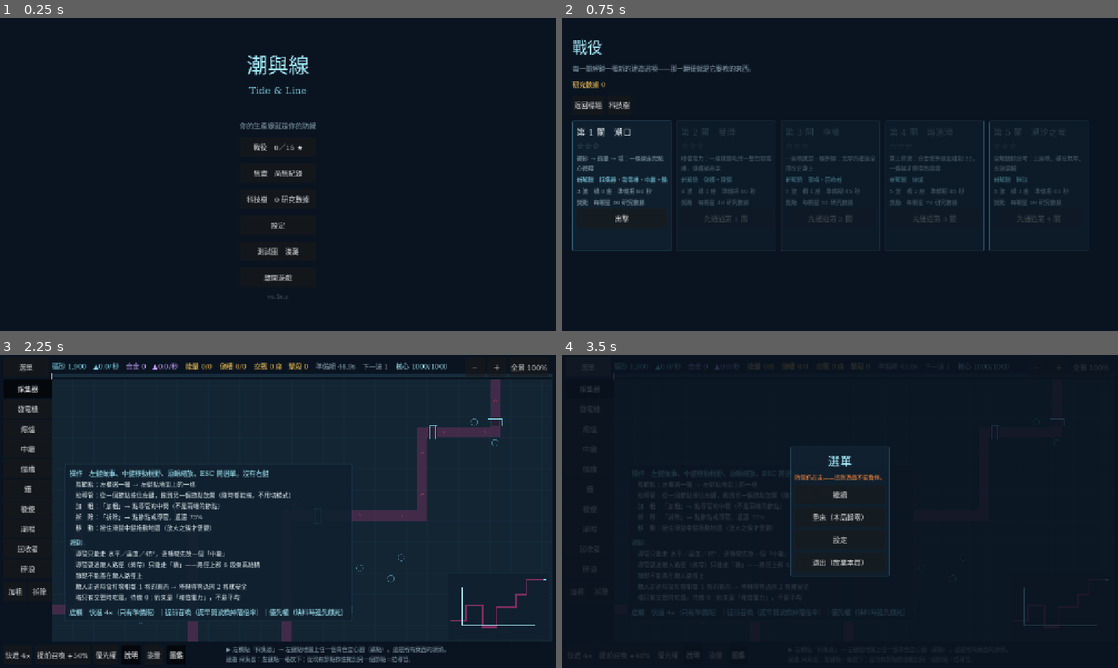
Above: before the commit, frames 1-4 (two rows, left to right).
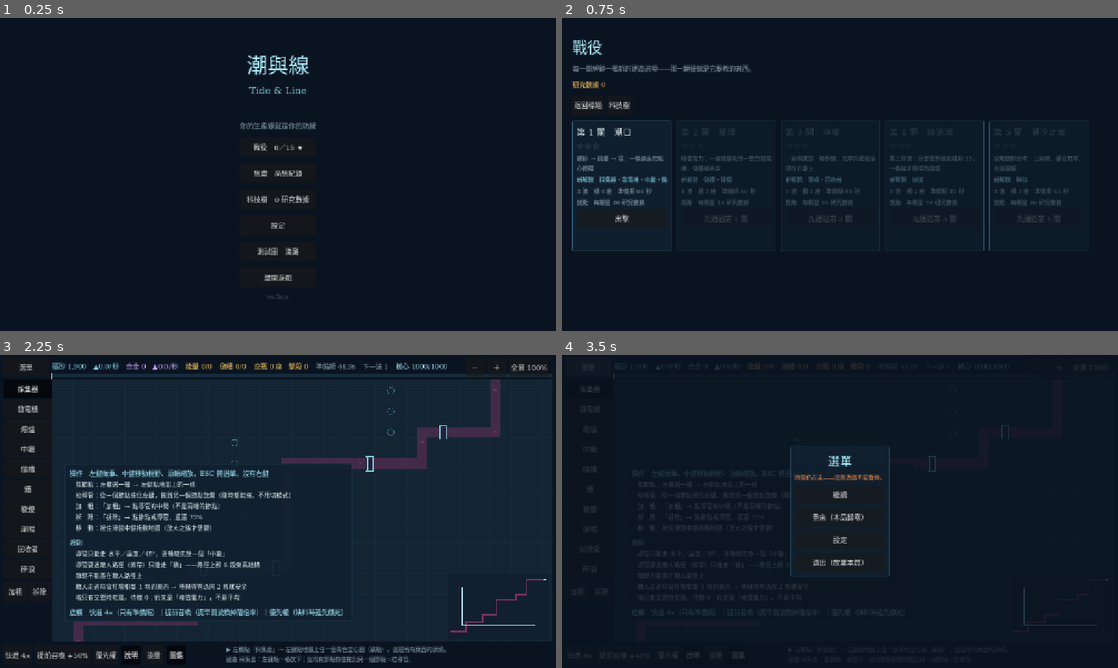
Above: after the commit, the same moments.

Repository: XiaoLin-001/TheGame
Game: Godot game, scene res://scenes/Main.tscn
Two runs of this game, one before a commit and one after it. Both use one fixed random seed, a clock stepped at 60 frames per second and the inputs below.
Inputs:
- Up to frame 1 (0.25 s): no input
- Up to frame 2 (0.75 s): click "戰役 0／15 ★" at 0.5 s
- Up to frame 3 (2.25 s): click "返回標題" at 1.25 s; click "無盡 尚無紀錄" at 2 s
- Up to frame 4 (3.5 s): click "選單" at 2.75 s

The runs differ from the first frame. In frame 3, 2.4% of the frame differs, in the area x 9-93%, y 10-92%; in frame 4, less than 0.1%.

Commit message:
B2.1c 掃掠與礦脈（VERSION 0.19.0）
實玩回饋兩條，300 種子實測後兩條都成立且比看起來嚴重：
「東西都集中在路線上半區，下半區很空」「採集器的分布顯然是隨機分布」

                     B2.1b            B2.1c
路徑縱向跨幅         19.3（最差 8）   33.1（最差 28）
死列（離路徑>6列）   26%              0%
礦點離路徑 >8 格     50%              0%
孤點（>4 格）        72%              12%
路徑長度（=波秒數）  95.9（73–119）   95.1（90–98）

① 單調掃掠：跨越全高的代價只付一次。舊版每段獨立抽列，走的是窄帶內折返
  ——花 34 格直走只換到 19.3 列跨幅，折返是白花的。改單調後直走總長恆等於
  y[末]−y[首]，跨幅拿滿而路徑長度不變。列改由分層抽樣產生（等寬帶一帶一列，
  頭尾兩帶只取外側半邊）。
  ★ 不能用「拉長路徑」填地圖：Tide.advance() 是 progress += speed*TICK，
    路徑格數就是一波的秒數，拉長等於拿一個缺陷換另一個。

② 礦點成脈：2–4 顆沿單一軸、間距 2、離路徑 2–7 格（下限 walk-by 打不到，
  上限「值不值得拉導管穿過空地」），錨點至少隔 5 格。手作圖的「規劃」就是
  「北岸三顆，共用一座橋」＝共線、共用一條幹線、合起來是一個決定。

生成不變量 5 → 9 條：新增跨幅、死列、礦點離路徑、孤點，全部掃 300 種子。
四條都證明會紅：拆掉分層抽樣 → 跨幅/死列/自交 3 條同時倒；VEIN_LEN 設 1
→ 孤點回到 71%（＝實測基準 72%）。

沒有動任何難度參數——路徑長度、礦點總數、起始礦砂、跨越點數、波次公式全部
不變，動的只有同樣的東西擺在哪裡。

回歸：12 支 1072 項全過；六條 clicktest 全 PASS；campaign_test 416 項逐項
未變；TL_SIM=5600 逐欄與 B1.8/B1.9/B2.1a/B1.6.3/B2.1b 相同。

Co-Authored-By: Claude Opus 5 <noreply@anthropic.com>

Diff:
--- a/godot/scripts/core/GameState.gd
+++ b/godot/scripts/core/GameState.gd
@@ -10,7 +10,7 @@
 ## `0.<全域批次序號>.<修補>`。**批次編號就編在版本號裡**，所以這裡不再另存一個
 ## `BATCH` 字串——B0.6 與 B0.6.1 連續兩批都忘了同步它，標題畫面掛著 `B0.5` 三天。
 ## 兩個必須手動保持一致的常數，遲早會不一致；批次名稱在 `CHANGELOG.md` 與 git log。
-const VERSION := "0.18.0"
+const VERSION := "0.19.0"
 
 const GAME_NAME := "潮與線"
 const GAME_NAME_EN := "Tide & Line"
--- a/godot/scripts/sim/MapGen.gd
+++ b/godot/scripts/sim/MapGen.gd
@@ -39,6 +39,27 @@
 const CROSS_MAX := 6
 const ORE_MIN := 20
 const ORE_MAX := 26
+## ★ 礦點成「脈」，不是撒點（B2.1c）。使用者的原話是「採集器的分布顯然是
+## 隨機分布，缺乏合理規劃」——實測 **72% 的礦點最近的鄰居在 4 格外、
+## 50% 離路徑超過 8 格**，也就是二十幾個各自獨立、且有一半在死區裡的瑣碎決定。
+##
+## 手作圖的「規劃」長什麼樣，看 `Campaign.gd` 的註解就知道：
+## 「北岸三顆，共用一座橋」——**共線、共用一條幹線、合起來是一個決定**。
+## 脈就是把這件事寫成規則：一條脈沿單一軸等距排列，一條幹線收完整條脈。
+const VEIN_LEN_MIN := 2
+const VEIN_LEN_MAX := 4
+## 脈內相鄰兩顆的間距。1 會讓採集器彼此貼死（節點佔一格），
+## 3 以上就收不進同一條幹線、脈也就不成其為脈了。
+const VEIN_STEP := 2
+## 兩條脈的錨點至少要離多遠——否則抽到相鄰的兩個錨點會長出一團，
+## 又變回「一坨在這裡、一片空白在那裡」。
+const VEIN_APART := 5
+## ★ 礦點離路徑的容許帶。**下限是 walk-by**：敵人每 tick 傷害相鄰 1 格內的
+## 建築（§3.5），貼著路徑的礦點蓋下去就是送死，等於不是礦點。
+## **上限是「這顆礦值不值得」**：離路徑 8 格以上的礦，導管要穿過一整片
+## 誰也不會去的空地——那不是取捨，那是雜訊。
+const OFF_MIN := 2
+const OFF_MAX := 7
 ## ★ 不必過橋就到得了核心的礦點下限（§7.10 不變量 5）。
 ## 手作圖能靠設計者的眼睛避開「礦砂全在對岸」，生成器只能靠這個數字。
 ## 跟著總數一起提高——3/26 的保證比 3/8 弱得多。
@@ -49,10 +70,6 @@
 ## 相鄰兩段橫走之間至少要差幾列——差 1 列的兩段等於一條粗路徑，
 ## 中間夾不進任何東西。
 const Y_APART := 3
-## ★ 也**至多**差幾列（B2.1b）。H 從 18 長到 32 之後，沒有上限的話單一條
-## 直走可以跨掉 27 格——路徑長度（＝一波的時間）憑種子暴增一倍，而畫面上
-## 只是「這張圖比較長」。有上限之後路徑長度的變異收在可預期的範圍內。
-const Y_MAX_JUMP := 14
 ## 相鄰兩個轉折至少要隔幾行，理由同上。
 const X_APART := 3
 ## ★ 橫走離上下邊界至少要留幾列。**遊戲的說明面板自己寫著「塔與導管退開
@@ -107,24 +124,56 @@
 		var hi := core_x - X_APART * (segs - i)
 		xs.append(clampi(base + rng.randi_range(-2, 2), lo, maxi(lo, hi)))
 
-	var y := rng.randi_range(EDGE, H - 1 - EDGE)
-	var pts: Array[Vector2i] = [Vector2i(0, y)]
+	var ys := _sweep_ys(rng, segs)
+	var pts: Array[Vector2i] = [Vector2i(0, ys[0])]
 	for i in xs.size():
-		pts.append(Vector2i(xs[i], y))
+		pts.append(Vector2i(xs[i], ys[i]))
 		if i < xs.size() - 1:
-			y = _other_y(rng, y)
-			pts.append(Vector2i(xs[i], y))
+			pts.append(Vector2i(xs[i], ys[i + 1]))
 	return pts
 
 
-## 下一段橫走的列。**從合格的列裡直接抽**，不是抽了再檢查重擲——
-## 重擲迴圈的執行次數會跟著種子跑，那種東西在確定性測試裡很難看。
-static func _other_y(rng: RandomNumberGenerator, y: int) -> int:
-	var picks: Array[int] = []
-	for v in range(EDGE, H - EDGE):
-		if absi(v - y) >= Y_APART and absi(v - y) <= Y_MAX_JUMP:
-			picks.append(v)
-	return picks[rng.randi_range(0, picks.size() - 1)]
+## 各段橫走的列。**單調掃掠**（由上而下或由下而上，不折返）。
+##
+## ★ 這是 B2.1c 的核心修正。舊版每段獨立抽一列（`_other_y`），走出來的是一條
+## **在窄帶裡來回折返**的路徑：實測平均花掉 34 格的直走travel，只換到 19.3 列
+## 的縱向跨幅（H＝40），於是 **26% 的列離路徑超過 6 格 ＝ 玩家永遠不會去的死區**。
+## 使用者的原話是「東西都集中在路線上半區，下半區很空」。
+##
+## 關鍵是**跨越全高的代價只付一次**：單調序列的直走總長恆等於
+## `y[末] − y[首]`，折返則是白花的。所以改成單調之後，
+## **路徑長度不增反減**（95.9 → 實測見 §7.10），跨幅卻拿滿。
+## 這一點很要緊——`Tide.advance()` 是 `progress += speed * TICK`，
+## **路徑格數就是一波的秒數**，加長路徑等於直接加長每一波。
+##
+## 列的來源是**分層抽樣**：把 `[EDGE, H-1-EDGE]` 切成 `segs` 條等寬帶，
+## 一帶抽一列。這保證首尾各落在最外側的帶裡（跨幅有下限），
+## 而帶內的自由度仍然給得出不同的圖。
+static func _sweep_ys(rng: RandomNumberGenerator, segs: int) -> Array[int]:
+	var lo := EDGE
+	var hi := H - 1 - EDGE
+	var band := float(hi - lo + 1) / float(segs)
+	var ys: Array[int] = []
+	var prev := -H
+	for i in segs:
+		var b_lo := lo + int(floor(band * float(i)))
+		var b_hi := lo + int(floor(band * float(i + 1))) - 1
+		# ★ 頭尾兩帶只取**外側半邊**。跨幅的下限完全由這兩帶決定：不收窄的話
+		#   `segs=4` 的最差情況是頭取 10、尾取 29 ＝ 只跨 19 列，兩端各留下
+		#   一片死區（實測有種子出現 8 列死列）。收窄後最差跨 27 列、死列 ≤ 1。
+		if i == 0:
+			b_hi = b_lo + (b_hi - b_lo) / 2
+		elif i == segs - 1:
+			b_lo = b_hi - (b_hi - b_lo) / 2
+		# 帶寬（≥6，因為 segs ≤ 6）永遠容得下 Y_APART，所以這個下界不會越過 b_hi。
+		var pick_lo := maxi(b_lo, prev + Y_APART)
+		var y := rng.randi_range(pick_lo, maxi(pick_lo, b_hi))
+		ys.append(y)
+		prev = y
+	# 由下而上的圖和由上而下的一樣多——核心因此不是每局都在同一角。
+	if rng.randi_range(0, 1) == 1:
+		ys.reverse()
+	return ys
 
 
 ## 跨越點：把候選均分成 n+1 段，各段中央附近挑一格。均分保證它們散得開。
@@ -151,20 +200,74 @@
 	return out
 
 
-## 礦點。**先把「核心這一側」的配額塞滿，剩下的才自由撒**——
+## 礦點。**先把「核心這一側」的配額塞滿，剩下的才沿全圖鋪開**——
 ## 這是不變量 5 的實作方式：構造出來的，不是撒完再檢查。
+## B2.1c 起，兩個階段的單位都從「顆」換成「脈」（見 `VEIN_LEN_MIN`）。
 static func _ore(rng: RandomNumberGenerator, on_path: Dictionary, core: Vector2i) -> Array[Vector2i]:
 	var n := rng.randi_range(ORE_MIN, ORE_MAX)
+	var dist := _dist_to_path(on_path)
+	var near: Dictionary = {}
+	for c: Vector2i in _core_region(on_path, core):
+		near[c] = true
 	var out: Array[Vector2i] = []
 	var used: Dictionary = {}
-	_take(rng, _core_region(on_path, core), NEAR_ORE, used, out)
-	_take(rng, _free_cells(on_path), n - out.size(), used, out)
+	_veins(rng, _anchors(dist, near, true), NEAR_ORE, dist, used, out)
+	_veins(rng, _anchors(dist, near, false), n - out.size(), dist, used, out)
+	# 保底：脈鋪不滿配額時（錨點被疏開規則吃光）補單顆，維持礦點總數在
+	# `ORE_MIN..ORE_MAX`。
+	_singles(rng, _anchors(dist, near, false), n - out.size(), used, out)
 	return out
 
 
-## 從候選裡抽 k 個相異格。候選不足就抽多少算多少——
-## 真的不足時該紅的是 `endless_test` 的不變量斷言，不是這裡靜默補一格假的。
-static func _take(
+## 候選錨點：離路徑在容許帶內的自由格。`only_near` 為 true 時只取核心那一側。
+static func _anchors(dist: Dictionary, near: Dictionary, only_near: bool) -> Array[Vector2i]:
+	var out: Array[Vector2i] = []
+	for c: Vector2i in dist.keys():
+		var d := int(dist[c])
+		if d < OFF_MIN or d > OFF_MAX:
+			continue
+		if only_near and not near.has(c):
+			continue
+		out.append(c)
+	return out
+
+
+## 從錨點長出礦脈，直到配額用完或候選用光。
+##
+## **一條脈沿單一軸等距排列**，越界／越出容許帶／撞到已用格就在那裡收尾
+## ——構造出來的，不重擲（重擲迴圈的次數會跟著種子跑，確定性測試裡很難看）。
+## 因為越出容許帶就收尾，垂直路徑長的脈自然被切短、**平行路徑的脈長得完整**：
+## 這正好長成手作圖那種「沿著岸邊一排，一條幹線收完」的樣子。
+static func _veins(
+	rng: RandomNumberGenerator, pool: Array[Vector2i], quota: int,
+	dist: Dictionary, used: Dictionary, out: Array[Vector2i]
+) -> void:
+	var avail := pool.duplicate()
+	while quota > 0 and not avail.is_empty():
+		var a: Vector2i = avail[rng.randi_range(0, avail.size() - 1)]
+		var axis := Vector2i(1, 0) if rng.randi_range(0, 1) == 1 else Vector2i(0, 1)
+		if rng.randi_range(0, 1) == 1:
+			axis = -axis
+		var want := mini(quota, rng.randi_range(VEIN_LEN_MIN, VEIN_LEN_MAX))
+		for j in want:
+			var c := a + axis * (j * VEIN_STEP)
+			var d := int(dist.get(c, -1))
+			if d < OFF_MIN or d > OFF_MAX or used.has(c):
+				break
+			used[c] = true
+			out.append(c)
+			quota -= 1
+		# 疏開：拿掉錨點附近的候選，下一條脈長在別的地方。
+		var keep: Array[Vector2i] = []
+		for c: Vector2i in avail:
+			if absi(c.x - a.x) + absi(c.y - a.y) > VEIN_APART:
+				keep.append(c)
+		avail = keep
+
+
+## 保底補單顆。候選不足就補多少算多少——真的不足時該紅的是
+## `endless_test` 的不變量斷言，不是這裡靜默補一格假的。
+static func _singles(
 	rng: RandomNumberGenerator, pool: Array[Vector2i], k: int,
 	used: Dictionary, out: Array[Vector2i]
 ) -> void:
@@ -180,6 +283,33 @@
 		avail.remove_at(at)
 		used[c] = true
 		out.append(c)
+
+
+## 每個自由格到最近路徑格的距離（多源 BFS，路徑格是源但不可通行）。
+## **鍵集本身就是「自由格」的定義**——`has()` 同時涵蓋了界內與不在路徑上。
+static func _dist_to_path(on_path: Dictionary) -> Dictionary:
+	var dist: Dictionary = {}
+	var queue: Array[Vector2i] = []
+	for c: Vector2i in on_path.keys():
+		queue.append(c)
+	var head := 0
+	var cur: Dictionary = {}
+	for c: Vector2i in on_path.keys():
+		cur[c] = 0
+	while head < queue.size():
+		var c: Vector2i = queue[head]
+		head += 1
+		var d := int(cur[c]) + 1
+		for dir: Vector2i in [Vector2i.LEFT, Vector2i.RIGHT, Vector2i.UP, Vector2i.DOWN]:
+			var nb := c + dir
+			if nb.x < 0 or nb.x >= W or nb.y < 0 or nb.y >= H:
+				continue
+			if on_path.has(nb) or cur.has(nb):
+				continue
+			cur[nb] = d
+			dist[nb] = d
+			queue.append(nb)
+	return dist
 
 
 ## ★ 「不必過橋就到得了核心」的可執行定義：從核心的自由鄰格出發、
@@ -205,15 +335,5 @@
 	return out
 
 
-static func _free_cells(on_path: Dictionary) -> Array[Vector2i]:
-	var out: Array[Vector2i] = []
-	for x in W:
-		for y in H:
-			var c := Vector2i(x, y)
-			if _free(c, on_path):
-				out.append(c)
-	return out
-
-
 static func _free(c: Vector2i, on_path: Dictionary) -> bool:
 	return c.x >= 0 and c.x < W and c.y >= 0 and c.y < H and not on_path.has(c)
--- a/godot/tests/endless_test.gd
+++ b/godot/tests/endless_test.gd
@@ -16,6 +16,14 @@
 ## 不變量掃過的種子數。**掃一個種子等於什麼都沒驗**——生成器的缺陷幾乎
 ## 都是「某些種子才踩得到」（`_other_y` 沒得選、核心區太小、跨越點撞入口）。
 const SWEEP := 300
+
+## ★ B2.1c 的四個門檻。**數字是實測值往回退一步訂的**，不是照著實測填的
+## ——照實測填等於把「現在剛好長這樣」寫成規格，任何一點變動都會假紅。
+## 實測：跨幅 min 28／死列 max 0／礦點全在帶內／孤點 12%。
+const SPAN_MIN := 18
+const REACH := 6
+const DEAD_MAX := 6
+const LONELY_MAX := 0.2
 
 
 func _initialize() -> void:
@@ -50,6 +58,13 @@
 	var worst_near := 99
 	var out_of_bounds := 0
 	var edge_hugging := 0
+	var thin_span := 0
+	var worst_span := 99
+	var dead_rows := 0
+	var worst_dead := 0
+	var ore_off_band := 0
+	var lonely := 0
+	var ore_total := 0
 
 	for i in SWEEP:
 		var m := MapGen.generate(i * 7 + 1)
@@ -89,6 +104,54 @@
 			if c == core:
 				ore_on_core += 1
 
+		# ★ 不變量 6：路徑縱向跨幅（B2.1c）。舊版每段獨立抽列，走出來的是一條
+		#   在窄帶裡折返的路徑——平均只跨 19.3 列、最差的種子只跨 8 列，
+		#   於是整個下半區是玩家永遠不會去的死區。單調掃掠把這件事變成結構保證。
+		var lo := size.y
+		var hi := -1
+		var rows: Dictionary = {}
+		for c: Vector2i in path:
+			lo = mini(lo, c.y)
+			hi = maxi(hi, c.y)
+			rows[c.y] = true
+		var span := hi - lo + 1
+		worst_span = mini(worst_span, span)
+		if span < SPAN_MIN:
+			thin_span += 1
+
+		# ★ 不變量 7：死列——離任何路徑列超過 REACH 列的列。塔的射程與產線的
+		#   合理長度都在這個尺度上，所以死列＝畫面上有、玩法上沒有的空間。
+		var dead := 0
+		for y in size.y:
+			var near_row := false
+			for ry: int in rows.keys():
+				if absi(ry - y) <= REACH:
+					near_row = true
+					break
+			if not near_row:
+				dead += 1
+		dead_rows += dead
+		worst_dead = maxi(worst_dead, dead)
+
+		# ★ 不變量 8：礦點離路徑落在容許帶內（B2.1c）。下限是 walk-by 打不到，
+		#   上限是「這顆礦值不值得拉一條導管過去」。舊版 50% 的礦點超出上限。
+		var ore: Array = m["ore"]
+		var dist := _dist_to_path(on_path, ore)
+		ore_total += ore.size()
+		for c: Vector2i in ore:
+			var d := int(dist.get(c, -1))
+			if d < MapGen.OFF_MIN or d > MapGen.OFF_MAX:
+				ore_off_band += 1
+		# ★ 不變量 9：礦點成脈，不是撒點。孤點＝最近的另一顆礦在 VEIN_STEP
+		#   的兩倍之外，也就是收不進同一條幹線。舊版 72% 是孤點。
+		for a: Vector2i in ore:
+			var nb := 9999
+			for b: Vector2i in ore:
+				if a != b:
+					nb = mini(nb, absi(a.x - b.x) + absi(a.y - b.y))
+			if nb > MapGen.VEIN_STEP * 2:
+				lonely += 1
+
 		# 「不必過橋」＝ 從核心的自由鄰格出發、只走非路徑格的四連通泛洪能到。
 		# ★ 這裡**刻意重寫一次泛洪**，不呼叫 `MapGen._core_region()`——
 		#   用生成器自己的函式驗生成器，測的是它跟自己一致，不是它對。
@@ -116,6 +179,27 @@
 			% [SWEEP, MapGen.NEAR_ORE, worst_near]
 	)
 
+	t.eq(
+		thin_span, 0,
+		"%d 張圖：路徑縱向跨幅全部 ≥ %d 列（最窄的一張 %d 列，全高 %d）"
+			% [SWEEP, SPAN_MIN, worst_span, MapGen.H]
+	)
+	t.ok(
+		worst_dead <= DEAD_MAX,
+		"%d 張圖：死列最多 %d 列（實測最差 %d，平均 %.1f）"
+			% [SWEEP, DEAD_MAX, worst_dead, float(dead_rows) / float(SWEEP)]
+	)
+	t.eq(
+		ore_off_band, 0,
+		"%d 張圖：礦點全部離路徑 %d–%d 格（walk-by 打不到，又值得拉線過去）"
+			% [SWEEP, MapGen.OFF_MIN, MapGen.OFF_MAX]
+	)
+	t.ok(
+		float(lonely) / float(ore_total) <= LONELY_MAX,
+		"%d 張圖：孤點 %.0f%% ≤ %.0f%%（礦點成脈，一條幹線收得完）"
+			% [SWEEP, float(lonely) / float(ore_total) * 100.0, LONELY_MAX * 100.0]
+	)
+
 	# 數量落在宣告的範圍內（§7.10 的參數表）。
 	var m0 := MapGen.generate(12345)
 	t.ok(
@@ -130,6 +214,20 @@
 	t.eq(m0["size"], Vector2i(MapGen.W, MapGen.H), "B2.1a 的尺寸仍是一屏可見")
 	t.ok(bool(m0.get("endless", false)), "生成圖帶著 endless 旗標")
 	t.eq(Maps.waves_of(m0), [], "生成圖沒有波次表——波次由公式長出來")
+
+
+## 與 `MapGen._dist_to_path()` 各寫一份的距離場（理由同泛洪）。
+## 這一份刻意用**最笨的寫法**：每格對全路徑取最小曼哈頓距離。生成器那份是
+## 多源 BFS——兩種算法在路徑轉角處是會分岔的，所以這不只是抄一遍。
+## 只算礦點那幾格——全格盤是 64×40×94×300 次，跑起來比整支測試還久。
+func _dist_to_path(on_path: Dictionary, cells: Array) -> Dictionary:
+	var out: Dictionary = {}
+	for c: Vector2i in cells:
+		var best := 9999
+		for p: Vector2i in on_path.keys():
+			best = mini(best, absi(p.x - c.x) + absi(p.y - c.y))
+		out[c] = best
+	return out
 
 
 ## 與 `MapGen._core_region()` 各寫一份的泛洪（理由見上）。
Not shown, changed: CHANGELOG.md
Not shown, changed: docs/10_GDD.md
Not shown, changed: docs/30_TECH_DESIGN.md
Not shown, changed: docs/40_PRODUCTION_PLAN.md
Not shown, changed: docs/50_QA_PLAN.md
